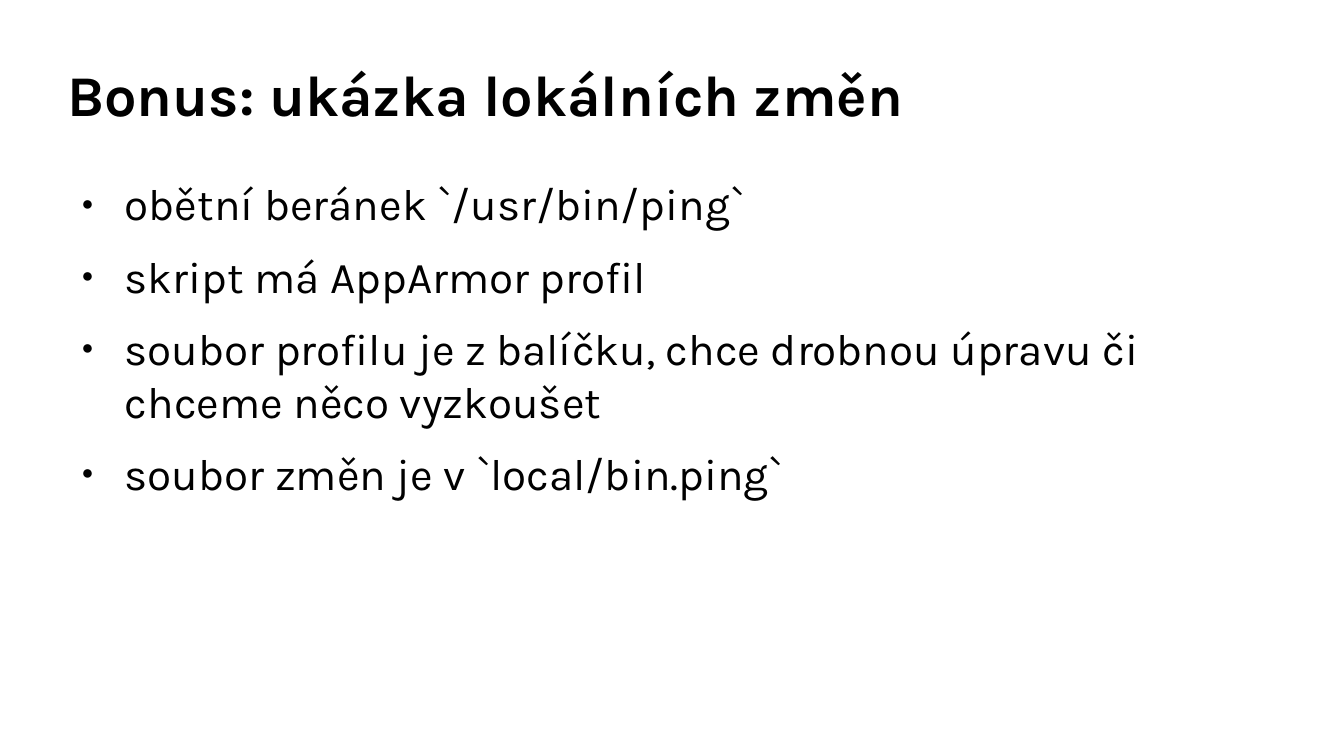
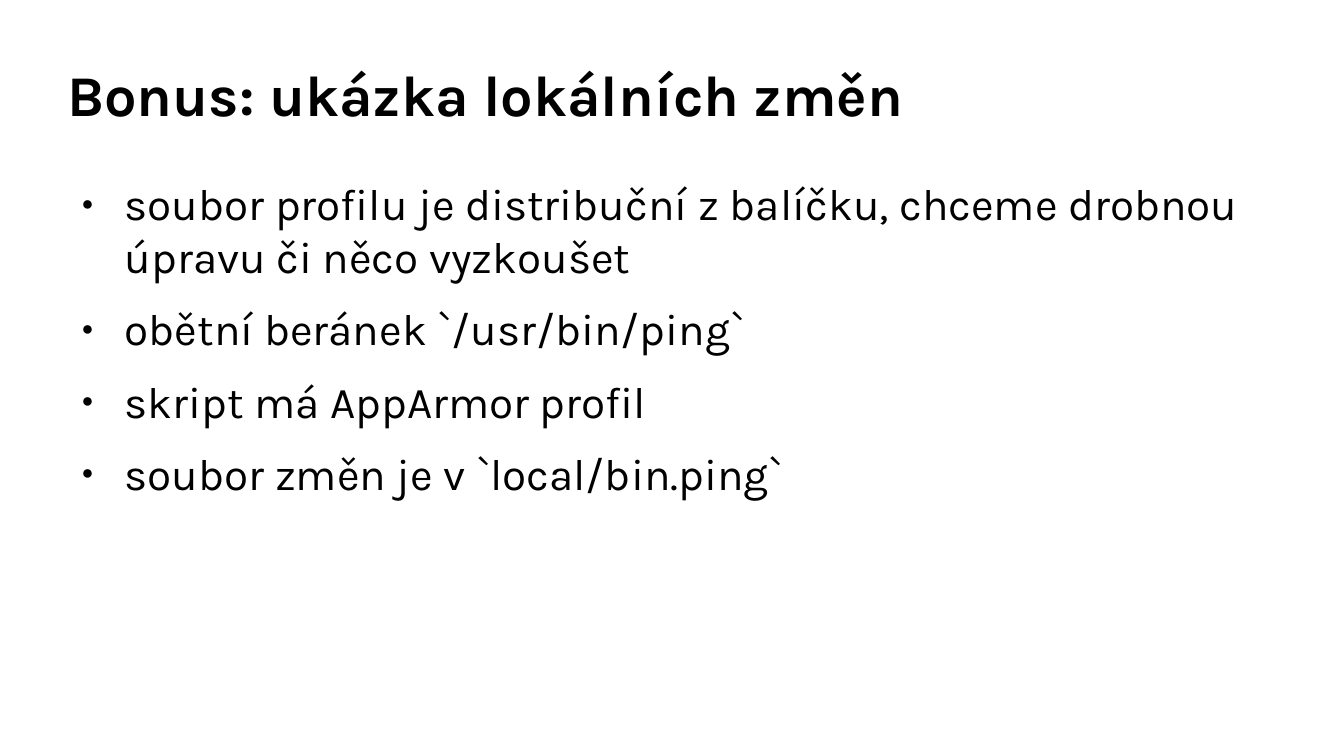
Before and after one commit to djz88/docs, a slide deck: slide 41 of apparmor/apparmor_openalt2017_extended.odp (slide 40 before the commit). Drawn at 1344x756 pixels with LibreOffice and Linux fonts; fonts in the diff are those of the drawing; background and template pictures are left out. Boxes give left, top, right and bottom in pixels: in the first picture for what was removed or moved away, otherwise in the second. Text is boxed around its words. In the diff, an @@ line names an element or a change of style, - is before the commit and + after.

```diff
--- a/apparmor/apparmor_openalt2017_extended.odp
+++ b/apparmor/apparmor_openalt2017_extended.odp
@@ text at [125,186,1237,284]: paragraph added @@
+● soubor profilu je distribuční z balíčku, chceme drobnou úpravu či něco vyzkoušet
@@ text at [125,331,1138,429]: paragraph removed @@
-● soubor profilu je z balíčku, chce drobnou úpravu či chceme něco vyzkoušet
```
Also in this commit, not shown: 3 other slides changed, 1 slide added.
